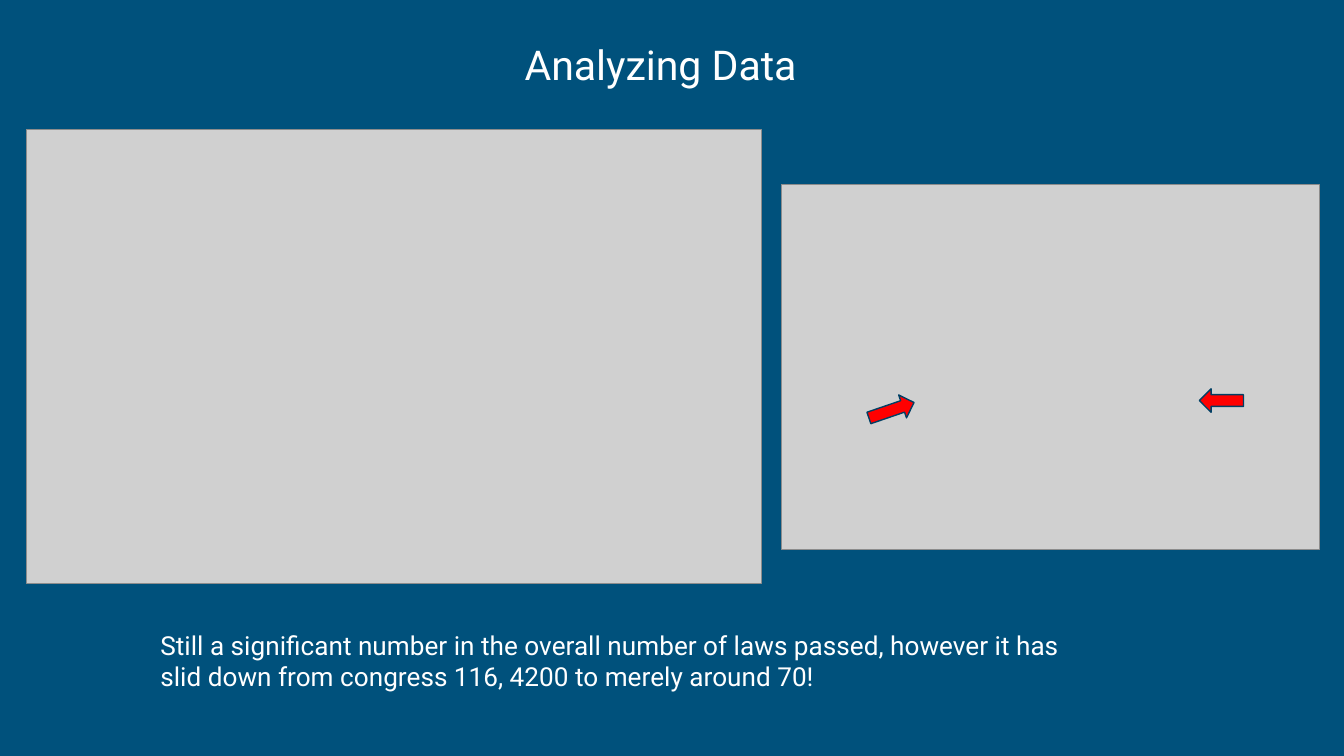
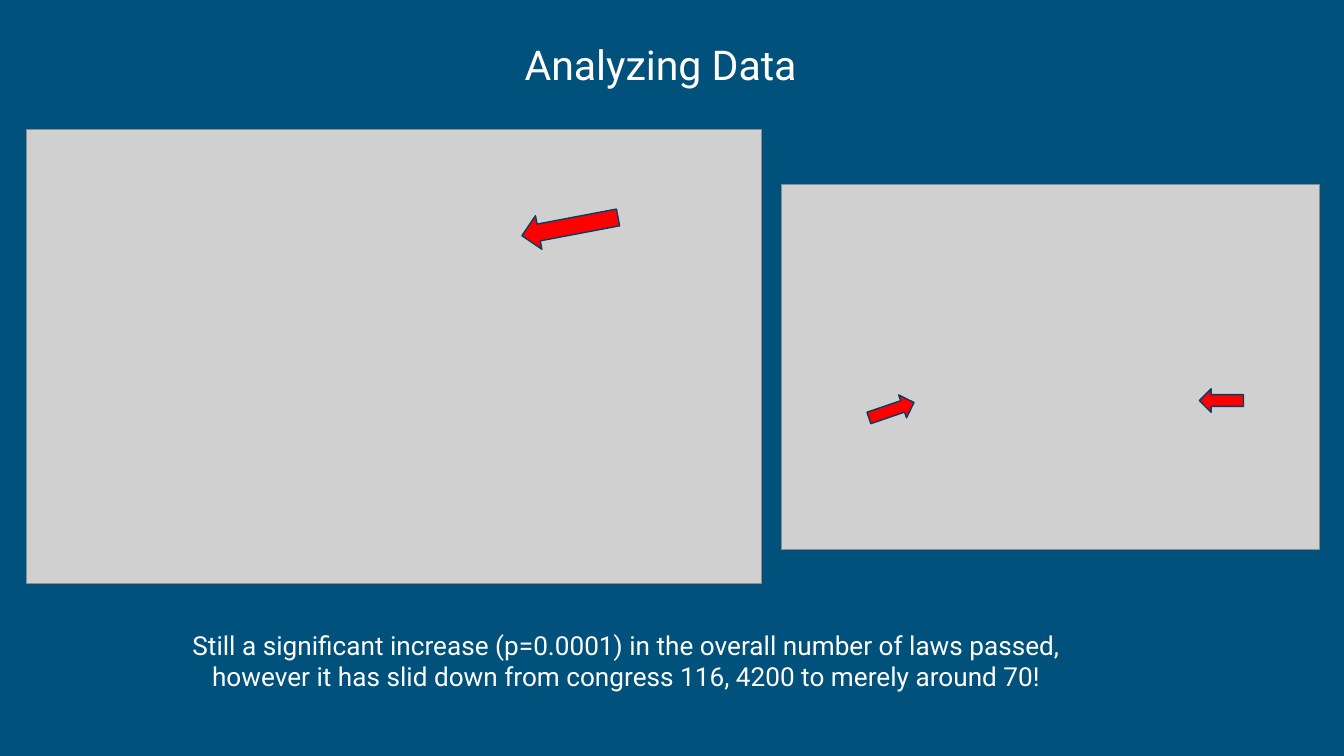
Before and after one commit to Foxxenn/Analysis_of_Congress_Healthcare, a slide deck: slide 10 of Analysis of Healthcare and Congress.pptx. Drawn at 1344x756 pixels with LibreOffice and Linux fonts; fonts in the diff are those of the drawing; grey boxes stand for pictures. Boxes give left, top, right and bottom in pixels: in the first picture for what was removed or moved away, otherwise in the second. Text is boxed around its words. In the diff, an @@ line names an element or a change of style, - is before the commit and + after.

```diff
--- a/Analysis of Healthcare and Congress.pptx
+++ b/Analysis of Healthcare and Congress.pptx
@@ left arrow added at bbox=[519, 201, 622, 252], fill #FF0000, outline #004065 0.75 pt @@
@@ text at bbox=[192, 634, 1059, 692]: text changed @@
-Still a significant number in the overall number of laws passed, however it has slid down from congress 116, 4200 to merely around 70!
+Still a significant increase (p=0.0001) in the overall number of laws passed, however it has slid down from congress 116, 4200 to merely around 70!
```
Also in this commit, not shown: 11 other slides changed, 1 slide added.
